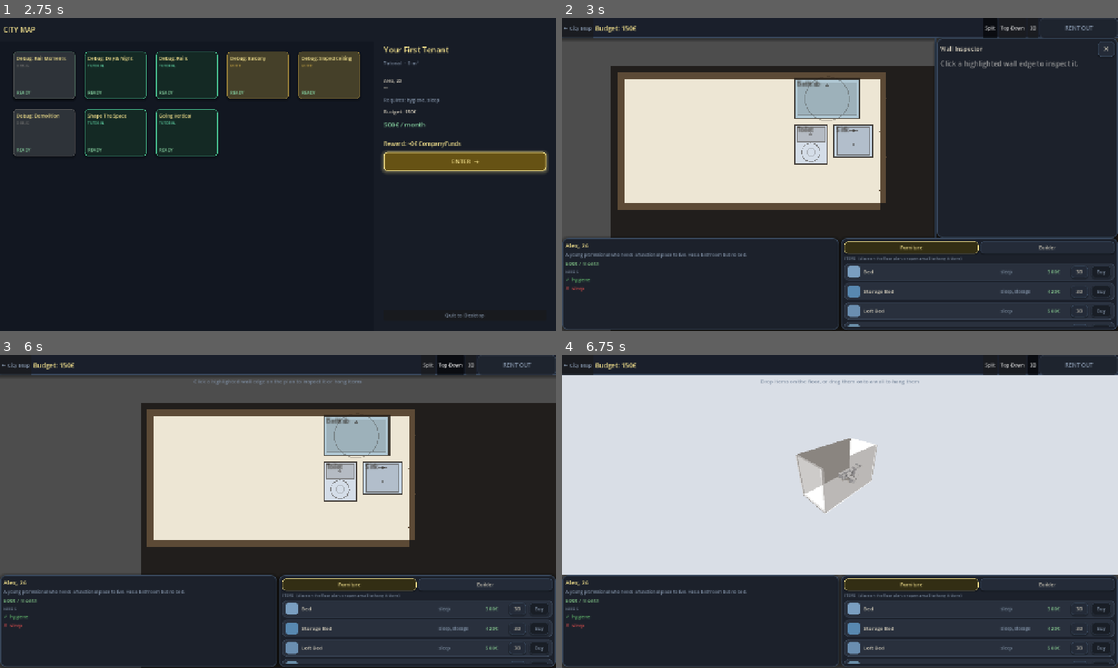
Above: before the commit, frames 1-4 (two rows, left to right).
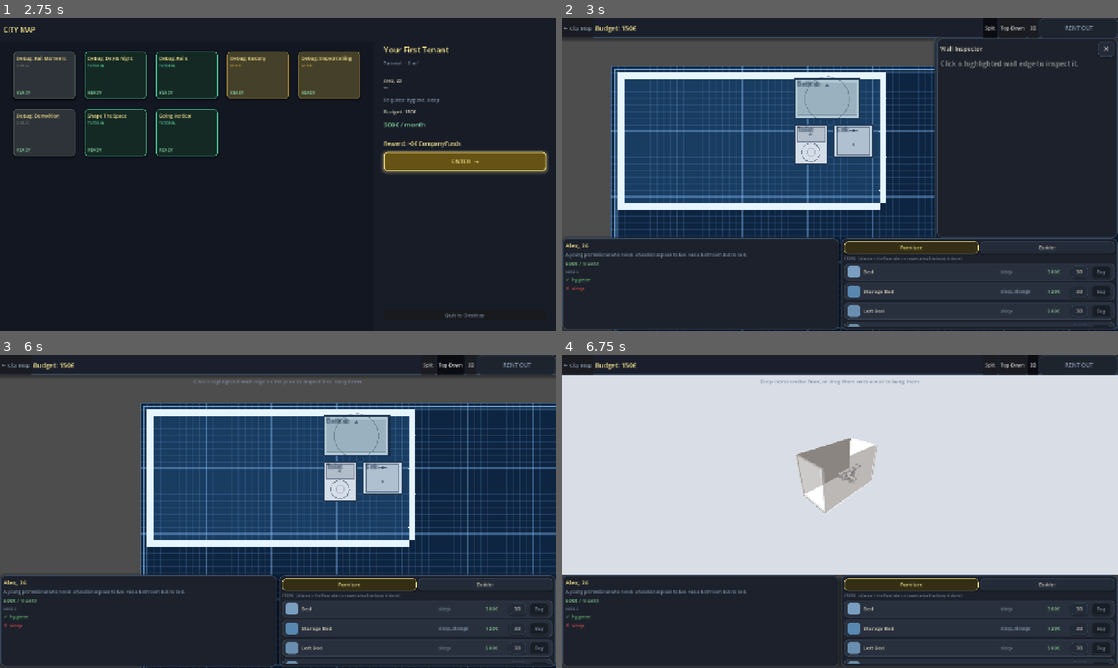
Above: after the commit, the same moments.

Repository: Bobovino/MakeItFit
Game: Godot game, scene res://scenes/CityMap.tscn
Same seed, same stepped clock (60 frames per second), same inputs: the game is played once before the commit and once after it.
Inputs:
- Up to frame 1 (2.75 s): click "★ Replay" at 0.5 s; click "★ Replay" at 1.25 s; click "★ Replay" at 2 s
- Up to frame 2 (3 s): click "ENTER →" at 2.75 s
- Up to frame 3 (6 s): click "← City Map" at 3.5 s; click "ENTER →" at 4.25 s; click "Split" at 5 s; click "Top-Down" at 5.75 s
- Up to frame 4 (6.75 s): click "3D" at 6.5 s

Frame 1 is identical in both runs. In frame 2, 29% of the frame differs, in the area x 8-100%, y 15-100%; in frame 3, 38%, in the area x 25-100%, y 15-100%; in frame 4, nothing differs.

Commit message:
Convert floor-plan rendering to a real cyanotype blueprint look
Replaced the warm cream-on-charcoal "drafting paper" palette with a proper
architectural blueprint: deep blue paper, lighter-blue room interior, bold
white-cyan walls, and cyan grid lines that are now ALWAYS visible (the
defining blueprint trait) instead of appearing only during a drag. Added an
inset double-line drafting-sheet border frame around the plan, recoloured
structural columns to white blueprint symbols, retinted balcony/bathroom
floors and the shadow hatch to cool blues, and switched furniture outline
ink from warm brown to cool navy so pieces read as part of the drawing.

Diff:
--- a/scripts/Furniture.gd
+++ b/scripts/Furniture.gd
@@ -219,7 +219,7 @@
 func _draw() -> void:
 	var w := grid_w * TILE_SIZE
 	var h := grid_h * TILE_SIZE
-	var ink := Color(0.16, 0.13, 0.10, 0.85)
+	var ink := Color(0.08, 0.16, 0.26, 0.90)  # cool drafting-ink navy (blueprint)
 
 	# Base fill + crisp outline
 	draw_rect(Rect2(0, 0, w, h), _color)
--- a/scripts/GridDraw.gd
+++ b/scripts/GridDraw.gd
@@ -2,12 +2,22 @@
 class_name GridDraw
 
 const TILE_SIZE    := 8
-const FLOOR_COLOR  := Color(0.93, 0.90, 0.83, 1.0)   # warm drafting-paper cream
-const WALL_COLOR   := Color(0.16, 0.13, 0.10, 1.0)   # dark charcoal ink
-const GRID_MINOR   := Color(0.55, 0.52, 0.44, 0.22)  # subtle warm grid
-const GRID_MAJOR   := Color(0.45, 0.42, 0.34, 0.50)  # metre markers
-const DOOR_COLOR   := Color(0.62, 0.40, 0.18, 1.0)   # warm chestnut
-const WINDOW_COLOR := Color(0.42, 0.68, 0.88, 0.85)  # sky blue pane
+# ── Cyanotype blueprint palette ───────────────────────────────────────────────
+# Everything reads as a classic architectural blueprint: white/cyan ink on
+# deep blue. Room interior is a slightly lighter blue so it reads as "inside".
+const BP_PAPER     := Color(0.055, 0.145, 0.255, 1.0)  # deep blueprint blue (outside)
+const BP_FLOOR     := Color(0.098, 0.235, 0.380, 1.0)  # room interior (lighter blue)
+const BP_INK       := Color(0.86, 0.94, 1.00, 1.0)     # bright white-cyan drafting ink
+const BP_INK_SOFT  := Color(0.66, 0.82, 0.96, 1.0)     # secondary lines
+const BP_GRID_FINE := Color(0.42, 0.64, 0.86, 0.16)    # 10 cm subcell grid
+const BP_GRID_MAJ  := Color(0.56, 0.78, 0.98, 0.38)    # 1 m grid lines
+
+const FLOOR_COLOR  := BP_FLOOR
+const WALL_COLOR   := BP_INK
+const GRID_MINOR   := BP_GRID_FINE
+const GRID_MAJOR   := BP_GRID_MAJ
+const DOOR_COLOR   := Color(0.55, 0.82, 0.98, 1.0)   # cyan swing
+const WINDOW_COLOR := Color(0.60, 0.86, 1.00, 0.95)  # bright glazing
 const EDGE_HOVER   := Color(1.0, 0.88, 0.2, 0.55)
 const EDGE_ACTIVE  := Color(1.0, 0.60, 0.0, 1.0)
 const WALL_THICK   := 6.0
@@ -118,11 +128,11 @@
 
 
 func _draw_new_format(parent: Floor, w: int, h: int, _rw: int, _rh: int) -> void:
-	# Dark drawing-table canvas
-	const CANVAS_BG   := Color(0.13, 0.12, 0.11, 1.0)
-	# Grid lines — visible on both dark canvas and cream floor tiles
-	const FINE_COL    := Color(0.44, 0.41, 0.36, 1.0)  # 10 cm subcell lines
-	const MAJOR_COL   := Color(0.64, 0.60, 0.52, 1.0)  # 1 m cell lines (brighter)
+	# Deep blueprint-blue canvas
+	const CANVAS_BG   := BP_PAPER
+	# Grid lines — cyan, visible on both the deep-blue paper and lighter floor
+	const FINE_COL    := Color(0.34, 0.54, 0.76, 0.55)  # 10 cm subcell lines
+	const MAJOR_COL   := Color(0.52, 0.74, 0.96, 0.75)  # 1 m cell lines (brighter)
 
 	var ww := w * TILE_SIZE
 	var hh := h * TILE_SIZE
@@ -145,9 +155,9 @@
 			var t := tile as Vector2i
 			draw_rect(Rect2(t.x * TILE_SIZE, t.y * TILE_SIZE, TILE_SIZE, TILE_SIZE), SHADOW_COL)
 
-	# ── 2. Painted floor tiles (cream, or tinted by kind) ────────────────────
-	const BALCONY_COL  := Color(0.62, 0.72, 0.58, 1.0)   # outdoor decking green-grey
-	const BATHROOM_COL := Color(0.70, 0.80, 0.84, 1.0)   # cool tile blue
+	# ── 2. Painted floor tiles (blueprint blue, or tinted by kind) ───────────
+	const BALCONY_COL  := Color(0.14, 0.34, 0.32, 1.0)   # outdoor decking (teal-blue)
+	const BATHROOM_COL := Color(0.16, 0.34, 0.46, 1.0)   # wet-room (brighter cyan-blue)
 	for tile in parent.floor_mask:
 		var t := tile as Vector2i
 		var kind := parent.get_tile_kind(t) if parent.has_method("get_tile_kind") else "normal"
@@ -437,19 +447,28 @@
 		draw_rect(Rect2(qx1, qy1, qx2 - qx1, qy2 - qy1), Color(0.90, 0.30, 0.62, 0.22))
 		draw_rect(Rect2(qx1, qy1, qx2 - qx1, qy2 - qy1), REVEAL_COL, false, 1.2)
 
-	# ── 3. Grid lines — only while furniture is being dragged ─────────────────
-	if show_grid:
-		if show_fine:
-			for x in range(w + 1):
-				if x % METER_TILES != 0:
-					draw_line(Vector2(x * TILE_SIZE, 0), Vector2(x * TILE_SIZE, hh), FINE_COL, 1.0)
-			for y in range(h + 1):
-				if y % METER_TILES != 0:
-					draw_line(Vector2(0, y * TILE_SIZE), Vector2(ww, y * TILE_SIZE), FINE_COL, 1.0)
-		for x in range(0, w + 1, METER_TILES):
-			draw_line(Vector2(x * TILE_SIZE, 0), Vector2(x * TILE_SIZE, hh), MAJOR_COL, 2.0)
-		for y in range(0, h + 1, METER_TILES):
-			draw_line(Vector2(0, y * TILE_SIZE), Vector2(ww, y * TILE_SIZE), MAJOR_COL, 2.0)
+	# ── 3. Blueprint grid — always visible (the defining blueprint element).
+	# Fine 10 cm lines get brighter while dragging; 1 m lines are always drawn.
+	var fine_col := FINE_COL if show_grid else Color(FINE_COL.r, FINE_COL.g, FINE_COL.b, 0.22)
+	var maj_col  := MAJOR_COL if show_grid else Color(MAJOR_COL.r, MAJOR_COL.g, MAJOR_COL.b, 0.40)
+	if show_fine:
+		for x in range(w + 1):
+			if x % METER_TILES != 0:
+				draw_line(Vector2(x * TILE_SIZE, 0), Vector2(x * TILE_SIZE, hh), fine_col, 1.0)
+		for y in range(h + 1):
+			if y % METER_TILES != 0:
+				draw_line(Vector2(0, y * TILE_SIZE), Vector2(ww, y * TILE_SIZE), fine_col, 1.0)
+	for x in range(0, w + 1, METER_TILES):
+		draw_line(Vector2(x * TILE_SIZE, 0), Vector2(x * TILE_SIZE, hh), maj_col, 2.0)
+	for y in range(0, h + 1, METER_TILES):
+		draw_line(Vector2(0, y * TILE_SIZE), Vector2(ww, y * TILE_SIZE), maj_col, 2.0)
+
+	# ── 3b. Blueprint sheet border — inset double frame (drafting-sheet feel) ─
+	const FRAME_COL := Color(0.56, 0.78, 0.98, 0.70)
+	var m1 := 4.0
+	var m2 := 7.0
+	draw_rect(Rect2(m1, m1, ww - m1 * 2, hh - m1 * 2), FRAME_COL, false, 1.5)
+	draw_rect(Rect2(m2, m2, ww - m2 * 2, hh - m2 * 2), Color(FRAME_COL.r, FRAME_COL.g, FRAME_COL.b, 0.35), false, 1.0)
 
 	# ── 4. Natural light hatching (only over painted tiles) ───────────────────
 	_draw_natural_light(parent)
@@ -501,9 +520,9 @@
 	# Contrasts against both the cream floor AND the dark canvas background —
 	# a near-black ink (previously ~equal to CANVAS_BG) made walls vanish
 	# whenever there was no stray floor tile just outside them for contrast.
-	const PRIMARY_COL   := Color(0.36, 0.29, 0.21, 1.0)
-	const SECONDARY_COL := Color(0.40, 0.36, 0.30, 0.85)
-	const DEMO_COL      := Color(0.78, 0.40, 0.16, 0.18)
+	const PRIMARY_COL   := Color(0.90, 0.96, 1.00, 1.0)   # bold white blueprint wall
+	const SECONDARY_COL := Color(0.62, 0.80, 0.96, 0.90)  # lighter interior partition
+	const DEMO_COL      := Color(0.95, 0.55, 0.35, 0.55)  # orange demolition guide
 	# Thickness in TILES — walls render as filled tile cells, not lines.
 	# Kept at the minimum (1 tile = 10 cm) for both primary and secondary walls
 	# so there's no centering/offset math to get wrong — the fill starts
@@ -972,16 +991,17 @@
 
 
 func _draw_columns(parent: Floor) -> void:
-	const COL_COL  := Color(0.16, 0.13, 0.10, 1.0)
-	const COL_H    := Color(0.30, 0.26, 0.22, 0.40)
+	# Structural column: filled white square with an X (standard blueprint symbol)
+	const COL_COL  := Color(0.86, 0.94, 1.00, 1.0)
+	const COL_H    := Color(0.30, 0.50, 0.72, 0.90)
 	for col in parent.columns:
 		var cx: int = col["x"] as int
 		var cy: int = col["y"] as int
 		var r := Rect2(cx * TILE_SIZE, cy * TILE_SIZE, TILE_SIZE, TILE_SIZE)
 		draw_rect(r, COL_COL)
 		draw_rect(r, COL_H, false, 1.5)
-		draw_line(r.position + Vector2(2, 2), r.end - Vector2(2, 2), Color(1, 1, 1, 0.12), 1.0)
-		draw_line(r.position + Vector2(r.size.x - 2, 2), r.position + Vector2(2, r.size.y - 2), Color(1, 1, 1, 0.12), 1.0)
+		draw_line(r.position + Vector2(2, 2), r.end - Vector2(2, 2), Color(0.10, 0.24, 0.40, 0.55), 1.0)
+		draw_line(r.position + Vector2(r.size.x - 2, 2), r.position + Vector2(2, r.size.y - 2), Color(0.10, 0.24, 0.40, 0.55), 1.0)
 
 
 func _draw_subfloor_layer(parent: Floor) -> void:
@@ -1062,7 +1082,7 @@
 
 			# Remap: 0 at LIT_MIN → 1 at full dark
 			var t := 1.0 - (intensity / LIT_MIN)
-			var col := Color(0.10, 0.08, 0.05, t * MAX_ALPHA)
+			var col := Color(0.02, 0.06, 0.13, t * MAX_ALPHA)
 
 			var px := float(gx * TILE_SIZE)
 			var py := float(gy * TILE_SIZE)
